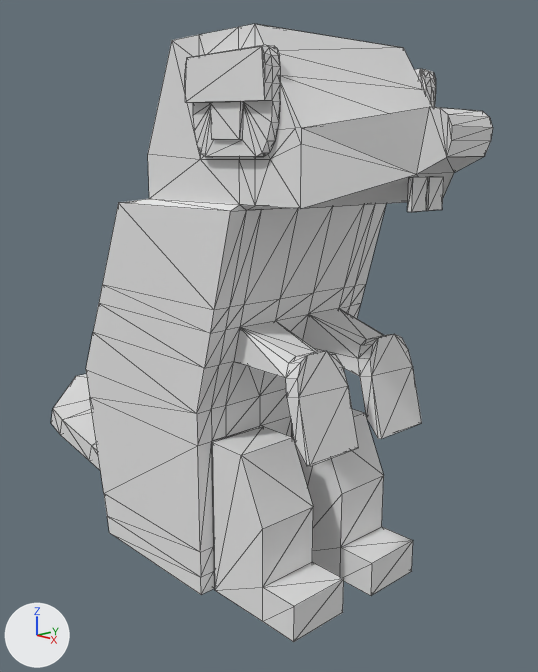
The Blender file assets/3D/creatures/beaverOne/beaverOne.blend as it was, and as the next commit left it.
One viewpoint serves both versions: a 50 mm camera at (6.05, -4.91, 4.11) aimed at (0.31, 0.39, 2.26). Lighting does not change. The marker at lower left points along +X, +Y and +Z. The first picture is the older version. Mesh edges are drawn as thin lines.

Script lines for the objects in view, before the commit:
```python
mat_material = principled_material('Material')
mat_material.base_color = (0.8, 0.8, 0.8)  # white #e7e7e7
me_cube = bpy.data.meshes.new('Cube')
me_cube.from_pydata(...)  # 437 vertices, 884 faces; spans x -3.54..2.59, y -1.06..1.05, z -2.31..2.79
me_cube.materials.append(mat_material)  # white #e7e7e7
ob_cube = bpy.data.objects.new('Cube', me_cube)
ob_cube.location = (0.34, 0.0, 2.31)
```
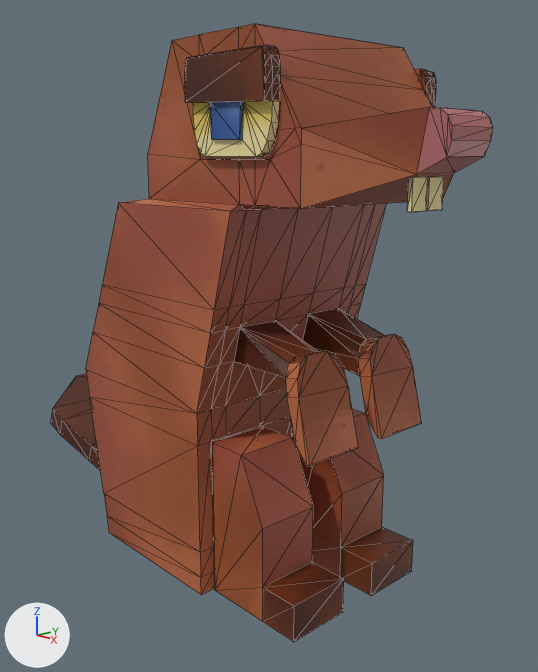
Pixel boxes [x1, y1, x2, y2] of what changed, in the pictures (538 x 672 px):
```json
{"object": "Cube", "change": "surface changed", "before": [51, 24, 493, 642], "after": [51, 24, 493, 642], "on screen": "white to brown"}
```

Scene script edits in JSON lines:
```json
{"op": "add", "block": "img_beaverone", "code": ["img_beaverone = load_image('beaverOne', 'textures/beaverOne.png', 2048, 2048, 'sRGB')"]}
{"op": "remove", "block": "mat_material", "code": "mat_material.base_color = (0.8, 0.8, 0.8)  # white #e7e7e7"}
{"op": "add", "block": "mat_material", "code": "mat_material.texture = img_beaverone"}
{"block": "me_cube", "where": "me_cube.from_pydata(...)  # 437 vertices, 884 faces; spans x -3.54..2.59, y -1.06..1.05, z -2.31..2.79"}
{"block": "me_cube", "where": "# used by ob_cube; location = (0.34, 0.0, 2.31)"}
{"block": "me_cube", "change": "me_cube part 1: texture (UV) coordinates of 884 of 884 faces, centred in x -3.51..2.59, y -1.06..1.05, z -2.31..2.79, changed; they spanned u 0.0..0.88, v 0.0..1.0 and now span u 0.01..0.97, v 0.01..0.99"}
```
